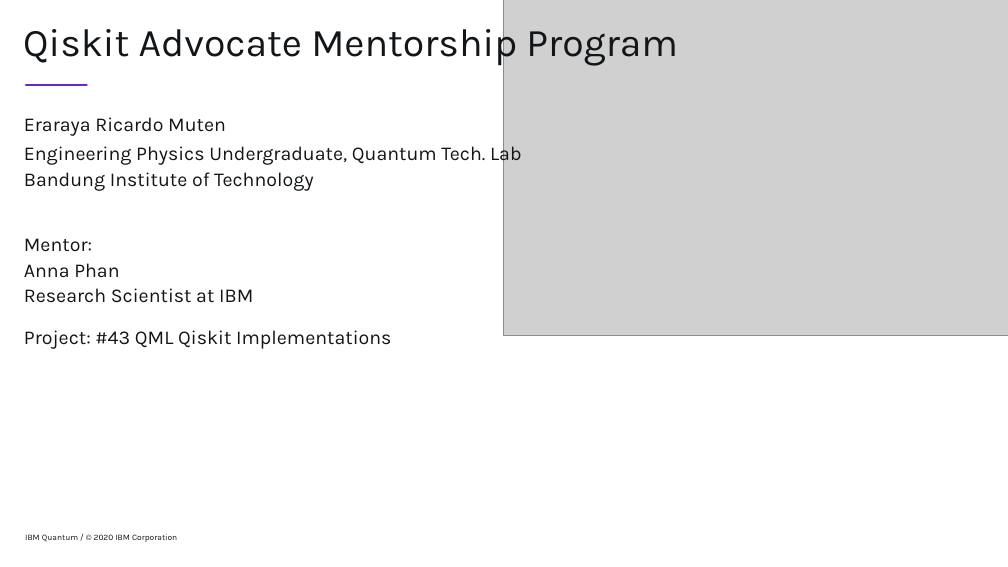
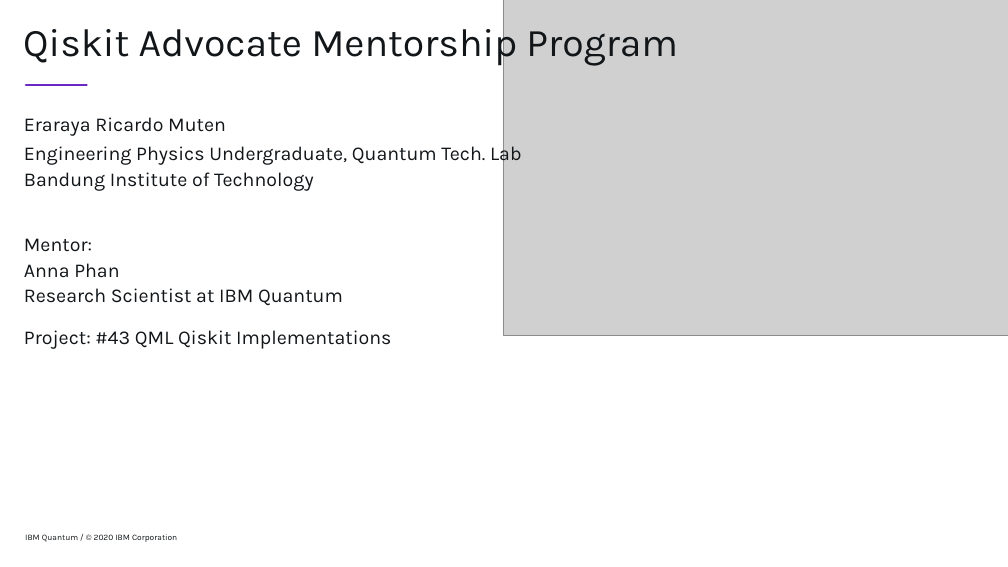
Before and after one commit to ericardomuten/qiskit-advocate-mentorship, a slide deck: slide 1 of April Mid Term Checkpoint.pptx. Drawn at 1008x567 pixels with LibreOffice and Linux fonts; fonts in the diff are those of the drawing; grey boxes stand for pictures; background and template pictures are left out. Boxes give left, top, right and bottom in pixels: in the first picture for what was removed or moved away, otherwise in the second. Text is boxed around its words. In the diff, an @@ line names an element or a change of style, - is before the commit and + after.

```diff
--- a/April Mid Term Checkpoint.pptx
+++ b/April Mid Term Checkpoint.pptx
@@ text at (x1=24, y1=238, x2=343, y2=305): text changed @@
-Mentor:
-Anna Phan
-Research Scientist at IBM
+Mentor:
+Anna Phan
+Research Scientist at IBM Quantum
```
Also in this commit, not shown: 3 other slides changed, 1 slide added, 1 slide removed.
